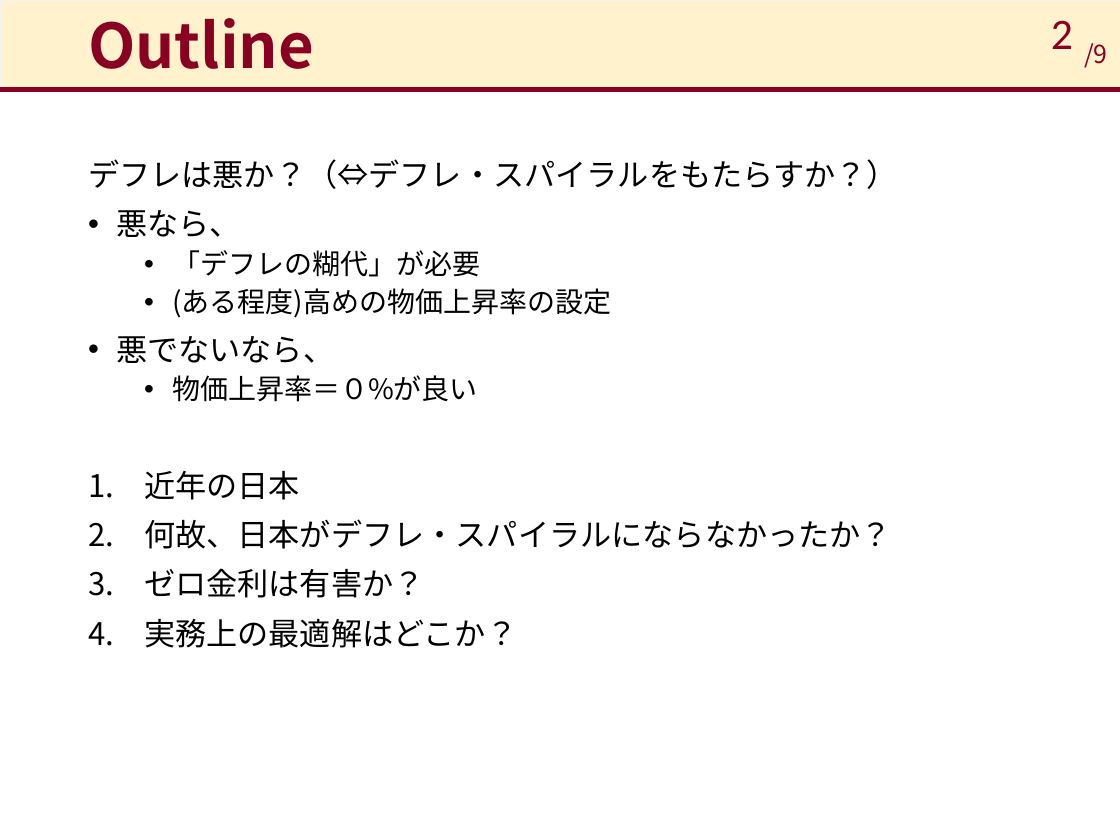
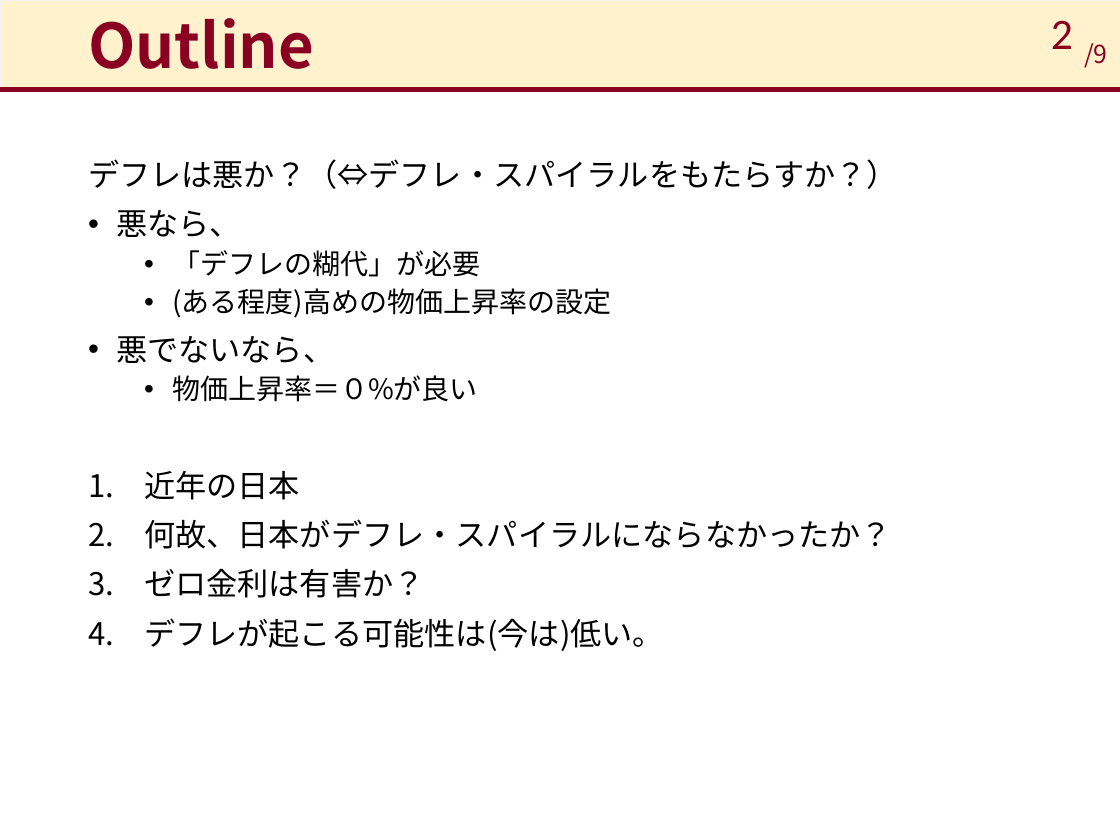
Before and after one commit to takashiikai1991/shirakawa, a slide deck: slide 2 of Sec_18/現代の金融政策_19.pptx. Drawn at 1120x840 pixels with LibreOffice and Linux fonts; fonts in the diff are those of the drawing. Boxes give left, top, right and bottom in pixels: in the first picture for what was removed or moved away, otherwise in the second. Text is boxed around its words. In the diff, an @@ line names an element or a change of style, - is before the commit and + after.

```diff
--- a/Sec_18/現代の金融政策_19.pptx
+++ b/Sec_18/現代の金融政策_19.pptx
@@ text at bbox=[144, 618, 664, 651]: text changed @@
-4. 実務上の最適解はどこか？
+4. デフレが起こる可能性は(今は)低い。
```
Also in this commit, not shown: 4 other slides changed, 1 slide added.
